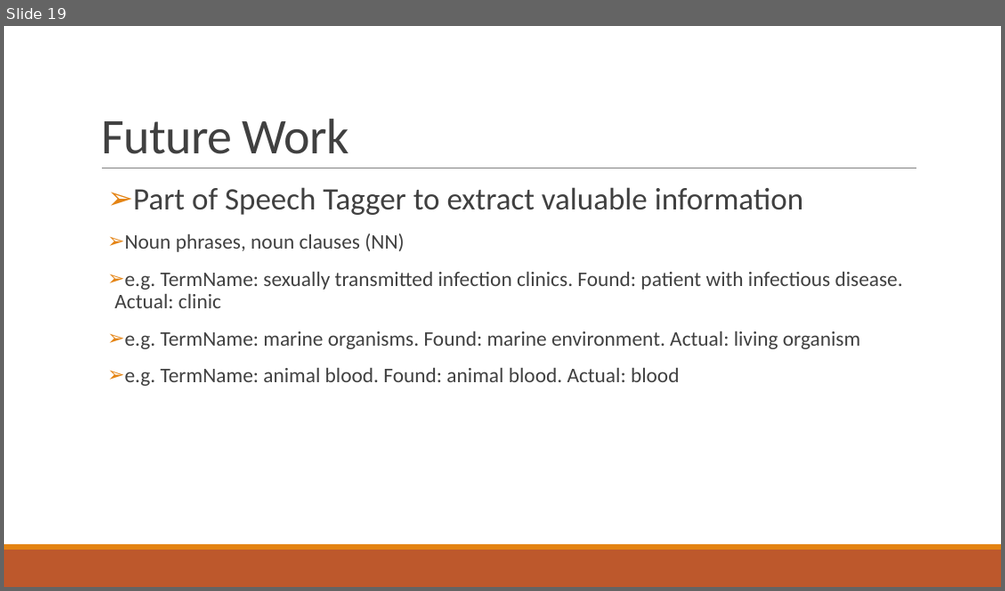
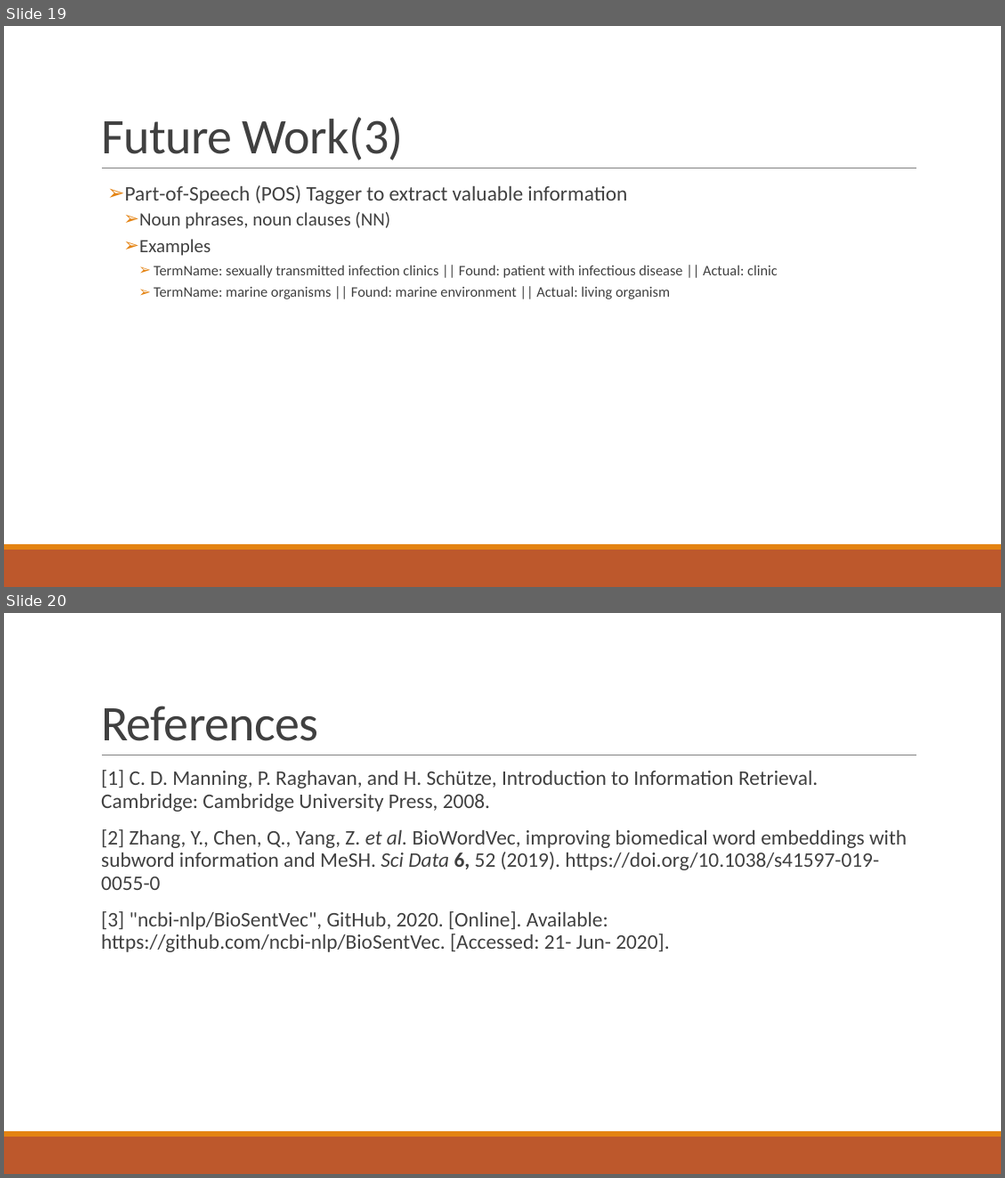
Before and after one commit to abdullahyldz/Cmpe493TermProject, a slide deck: Presentation/Final Presentation/Final Presentation.pptx. Shown one above the other, each under a label of ours: slide 19 before the commit, slides 19 and 20 after it. The pictures are 1005x591 and 1005x1178 pixels, drawn with LibreOffice and Linux fonts; fonts in the diff are those of the drawing. Boxes give left, top, right and bottom in pixels: in the first picture for what was removed or moved away, otherwise in the second. Text is boxed around its words. In the diff, an @@ line names an element or a change of style, - is before the commit and + after.

```diff
--- a/Presentation/Final Presentation/Final Presentation.pptx
+++ b/Presentation/Final Presentation/Final Presentation.pptx
@@ slide 20 added at box(4, 613, 1001, 1174), background #FFFFFF; not listed: 3 template elements that a slide beside it also shows @@
@@ title added at box(101, 706, 318, 741), 48 pt, text #404040 @@
+References
@@ text added at box(101, 770, 906, 952), 20 pt, text #404040 @@
+  [1] C. D. Manning, P. Raghavan, and H. Schütze, Introduction to Information Retrieval. Cambridge: Cambridge University Press, 2008.
+  [2] Zhang, Y., Chen, Q., Yang, Z. et al. BioWordVec, improving biomedical word embeddings with subword information and MeSH. Sci Data 6, 52 (2019). https://doi.org/10.1038/s41597-019-0055-0
+  [3] "ncbi-nlp/BioSentVec", GitHub, 2020. [Online]. Available: https://github.com/ncbi-nlp/BioSentVec. [Accessed: 21- Jun- 2020].
@@ slide 19 changed as well @@
@@ title at box(101, 117, 404, 160): text changed @@
-Future Work
+Future Work(3)
@@ text at box(125, 185, 627, 204): text changed; size 30 to 20 pt @@
-➢ Part of Speech Tagger to extract valuable information
+➢ Part-of-Speech (POS) Tagger to extract valuable information
@@ text at box(139, 212, 390, 229): size 20 to 18 pt in "Noun phrases, noun clauses (NN)"; list level 1 to 2 in "Noun phrases, noun clauses (NN)" @@
@@ text at box(139, 239, 777, 299): text changed; size 20 to 14 pt @@
-➢ e.g. TermName: sexually transmitted infection clinics. Found: patient with infectious disease. Actual: clinic
-➢ e.g. TermName: marine organisms. Found: marine environment. Actual: living organism
-➢ e.g. TermName: animal blood. Found: animal blood. Actual: blood
+  ➢ Examples
+    ➢ TermName: sexually transmitted infection clinics || Found: patient with infectious disease || Actual: clinic
+    ➢ TermName: marine organisms || Found: marine environment || Actual: living organism
```
Also in this commit, not shown: 19 other slides changed, 1 slide removed.
